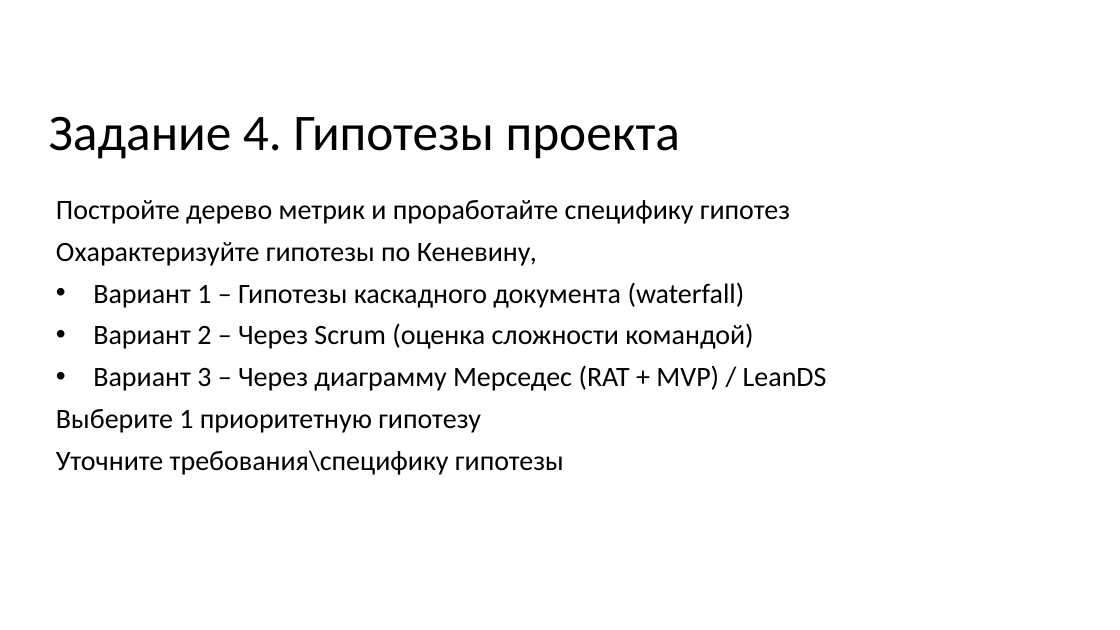
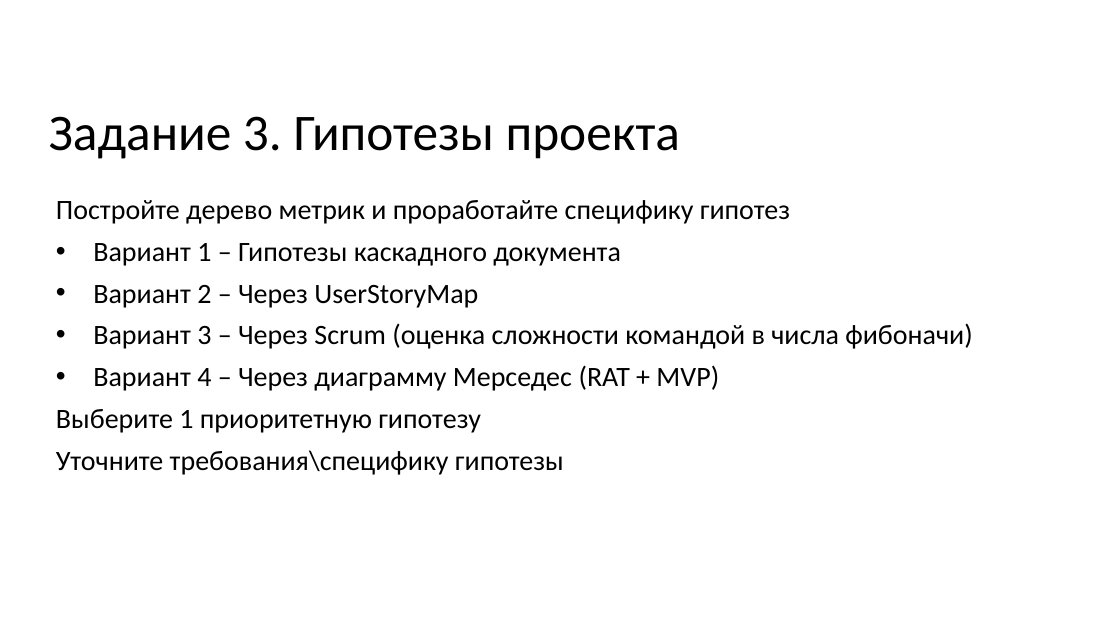
Before and after one commit to MVRonkin/MLSystemDesignCourse, a slide deck: slide 12 of 2024/Задание.pptx (slide 5 before the commit). Drawn at 1120x630 pixels with LibreOffice and Linux fonts; fonts in the diff are those of the drawing. Boxes give left, top, right and bottom in pixels: in the first picture for what was removed or moved away, otherwise in the second. Text is boxed around its words. In the diff, an @@ line names an element or a change of style, - is before the commit and + after.

```diff
--- a/2024/Задание.pptx
+++ b/2024/Задание.pptx
@@ title at [49,116,680,159]: text changed @@
-Задание 4. Гипотезы проекта
+Задание 3. Гипотезы проекта
@@ subtitle at [93,243,972,391]: text changed @@
-Охарактеризуйте гипотезы по Кеневину,
-• Вариант 1 – Гипотезы каскадного документа (waterfall)
-• Вариант 2 – Через Scrum (оценка сложности командой)
-• Вариант 3 – Через диаграмму Мерседес (RAT + MVP) / LeanDS
+• Вариант 1 – Гипотезы каскадного документа
+• Вариант 2 – Через UserStoryMap
+• Вариант 3 – Через Scrum (оценка сложности командой в числа фибоначи)
+• Вариант 4 – Через диаграмму Мерседес (RAT + MVP)
```
Also in this commit, not shown: 1 other slide changed, 2 slides removed, 27 other files.
